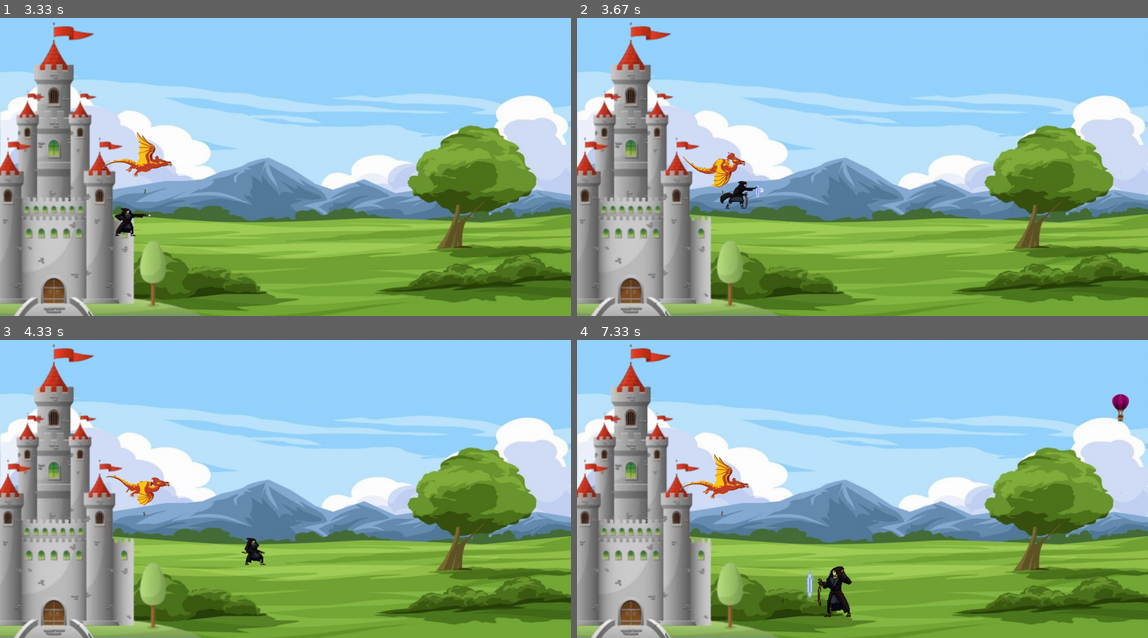
Above: before the commit, frames 1-4 (two rows, left to right).
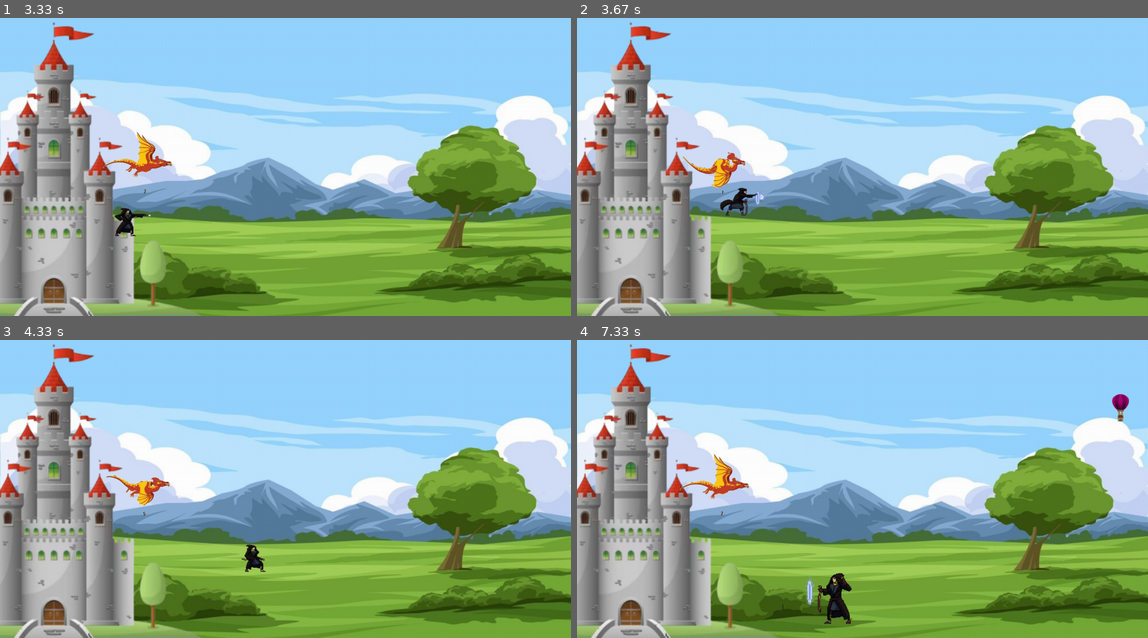
Above: after the commit, the same moments.

Repository: vanny-laure-lamorte/Shmup
Game: pygame game, started from main.py
Two runs of this game, one before a commit and one after it. Both use one fixed random seed, a clock stepped at 60 frames per second and the inputs below.
Inputs:
- Up to frame 1 (3.33 s): hold Right 0.33-0.8 s; hold Up 0.88-1.18 s; hold Right 1.22-1.68 s; hold Left 1.72-2.25 s; hold Down 2.28-2.58 s; hold Left 2.62-3.02 s; hold Up from 3.05 s (still down)
- Up to frame 2 (3.67 s): release Up at 3.42 s; hold Right from 3.45 s (still down)
- Up to frame 3 (4.33 s): release Right at 4.08 s; hold Down from 4.12 s (still down)
- Up to frame 4 (7.33 s): release Down at 4.48 s; hold Left 4.52-4.98 s; hold Right 5.02-5.48 s; hold Up 5.52-5.82 s; hold Right 5.85-6.32 s; hold Left 6.35-6.88 s; hold Down 6.92-7.22 s; hold Left from 7.25 s (still down)

Frame 1 is identical in both runs. In frame 2, 0.4% of the frame differs, in the area x 25-33%, y 54-67%; in frame 3, 0.2%; in frame 4, 0.7%, in the area x 36-49%, y 75-96%.

Commit message:
[Modifier] Déplacement maximum en y des personnages

Diff:
--- a/src/entities/Dragon.py
+++ b/src/entities/Dragon.py
@@ -36,5 +36,5 @@
             if self.dragon_y > 75:
                 self.move_y -= 15
         elif self.moving_down:
-            if self.dragon_y < 625:
+            if self.dragon_y < 350:
                 self.move_y += 15
--- a/src/entities/Wizard.py
+++ b/src/entities/Wizard.py
@@ -28,8 +28,8 @@
             if self.wizard_x < 1175:
                 self.move_wiz_x += 15
         elif self.moving_up:
-            if self.wizard_y > 400:
+            if self.wizard_y > 450:
                 self.move_wiz_y -= 15
         elif self.moving_down:
-            if self.wizard_y < 625:
+            if self.wizard_y < 650:
                 self.move_wiz_y += 15
--- a/src/gui/Game.py
+++ b/src/gui/Game.py
@@ -142,6 +142,7 @@
             else:
                 self.wizard_movement()
             self.dragon_visual()
+            self.explosion_visual()
             self.wizard_visual()
             self.balloon_visual()
             self.fireball_visual()
